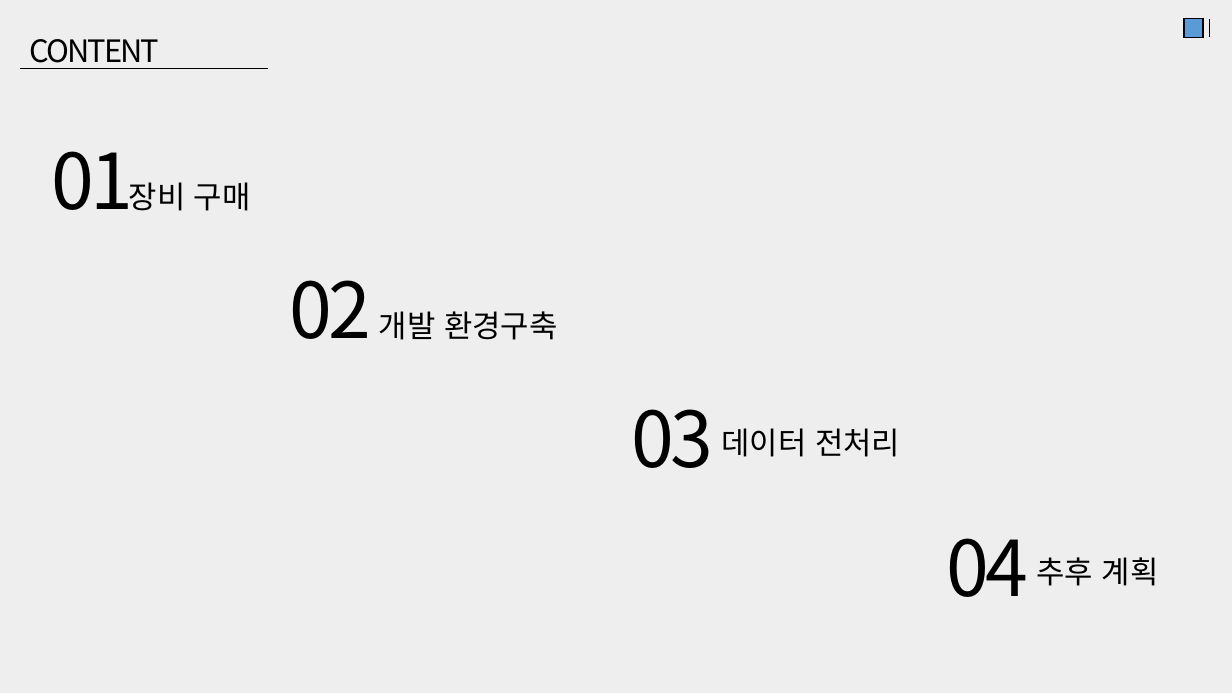
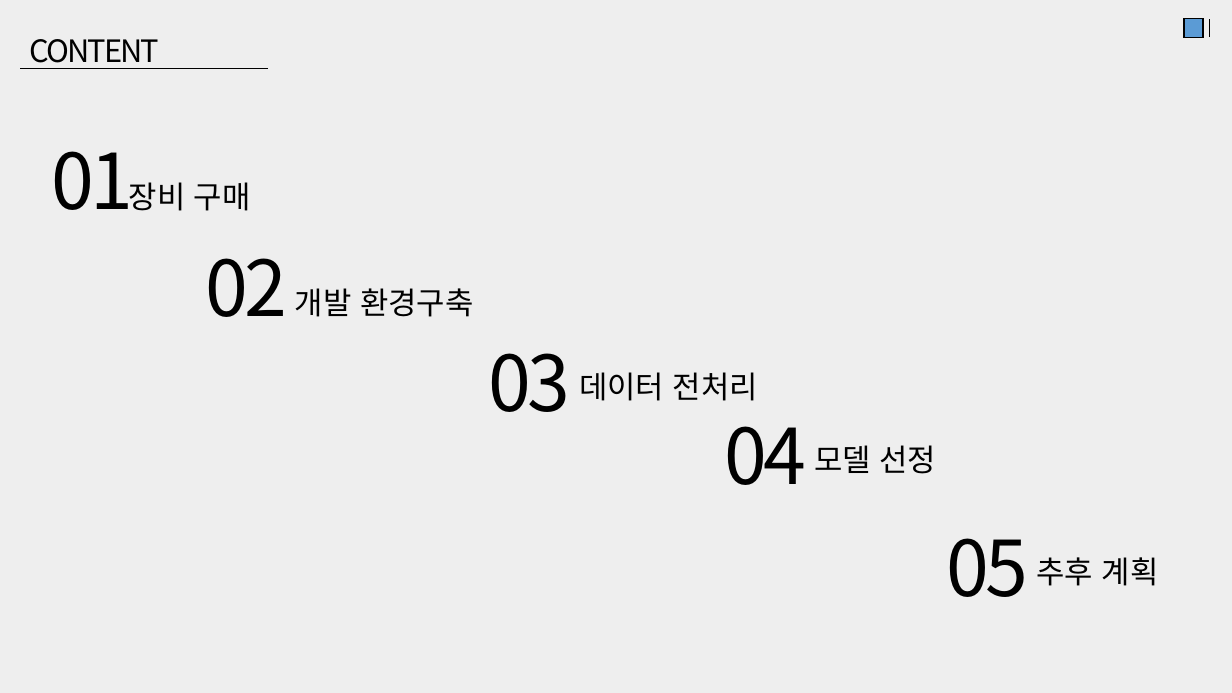
Before and after one commit to JaeHyung-Jung/UNDERDOG, a slide deck: slide 2 of 7주차/중간결과 발표자료.pptx. Drawn at 1232x693 pixels with LibreOffice and Linux fonts; fonts in the diff are those of the drawing. Boxes give left, top, right and bottom in pixels: in the first picture for what was removed or moved away, otherwise in the second. Text is boxed around its words. In the diff, an @@ line names an element or a change of style, - is before the commit and + after.

```diff
--- a/7주차/중간결과 발표자료.pptx
+++ b/7주차/중간결과 발표자료.pptx
@@ text "02": place and size @@
-text "02" at <box>289,280,371,339</box>
+text "02" at <box>206,258,288,317</box>
@@ text "개발 환경구축": place and size @@
-text "개발 환경구축" at <box>379,311,557,340</box>
+text "개발 환경구축" at <box>295,288,473,317</box>
@@ text "03": place and size @@
-text "03" at <box>631,409,713,468</box>
+text "03" at <box>489,353,571,412</box>
@@ text "데이터 전처리": place and size @@
-text "데이터 전처리" at <box>721,428,900,457</box>
+text "데이터 전처리" at <box>579,372,758,401</box>
@@ text added at <box>724,426,806,485</box>, 60 pt, text #000000 @@
+04
@@ text added at <box>814,445,937,474</box>, 24 pt, text #000000 @@
+모델 선정
@@ text at <box>946,538,1028,597</box>: text changed @@
-04
+05
```
Also in this commit, not shown: 2 other slides changed, 1 slide added, 1 other file.
